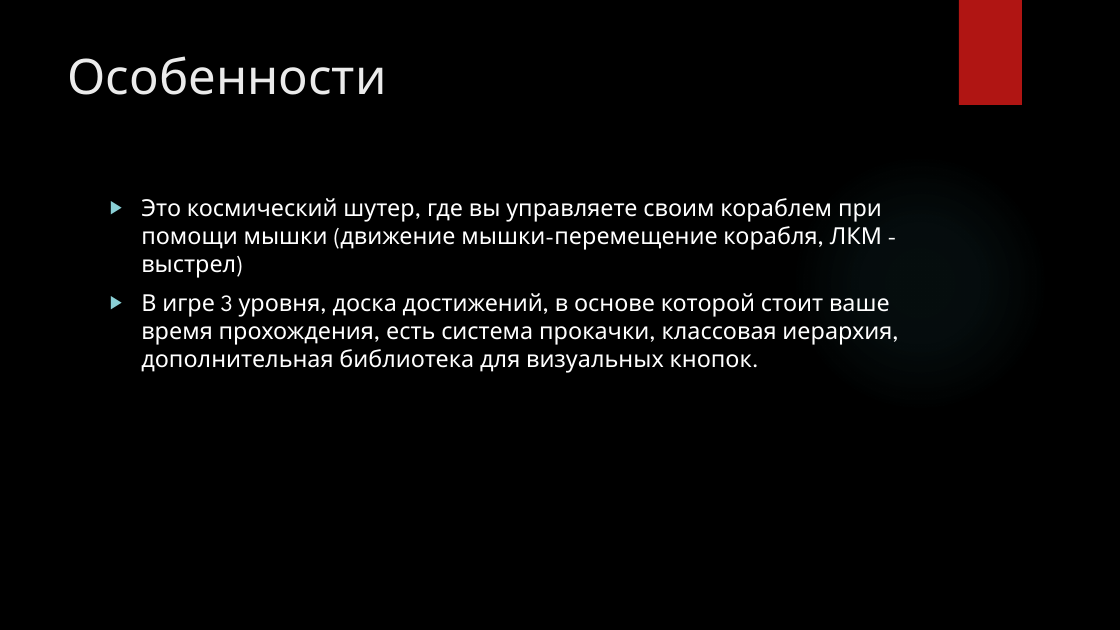
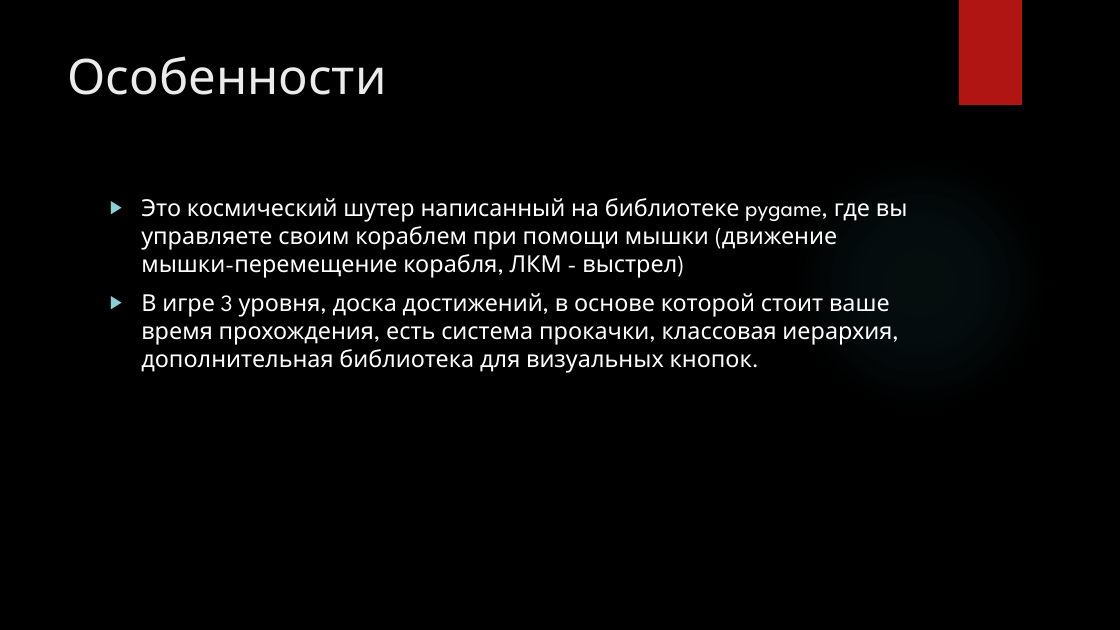
Before and after one commit to timur1608/pygame_project, a slide deck: slide 2 of Описание.pptx. Drawn at 1120x630 pixels with LibreOffice and Linux fonts; fonts in the diff are those of the drawing; background and template pictures are left out. Boxes give left, top, right and bottom in pixels: in the first picture for what was removed or moved away, otherwise in the second. Text is boxed around its words. In the diff, an @@ line names an element or a change of style, - is before the commit and + after.

Commit message:
final commit

```diff
--- a/Описание.pptx
+++ b/Описание.pptx
@@ text at (x1=141, y1=198, x2=908, y2=278): text changed @@
-▶ Это космический шутер, где вы управляете своим кораблем при помощи мышки (движение мышки-перемещение корабля, ЛКМ - выстрел)
+▶ Это космический шутер написанный на библиотеке pygame, где вы управляете своим кораблем при помощи мышки (движение мышки-перемещение корабля, ЛКМ - выстрел)
```
